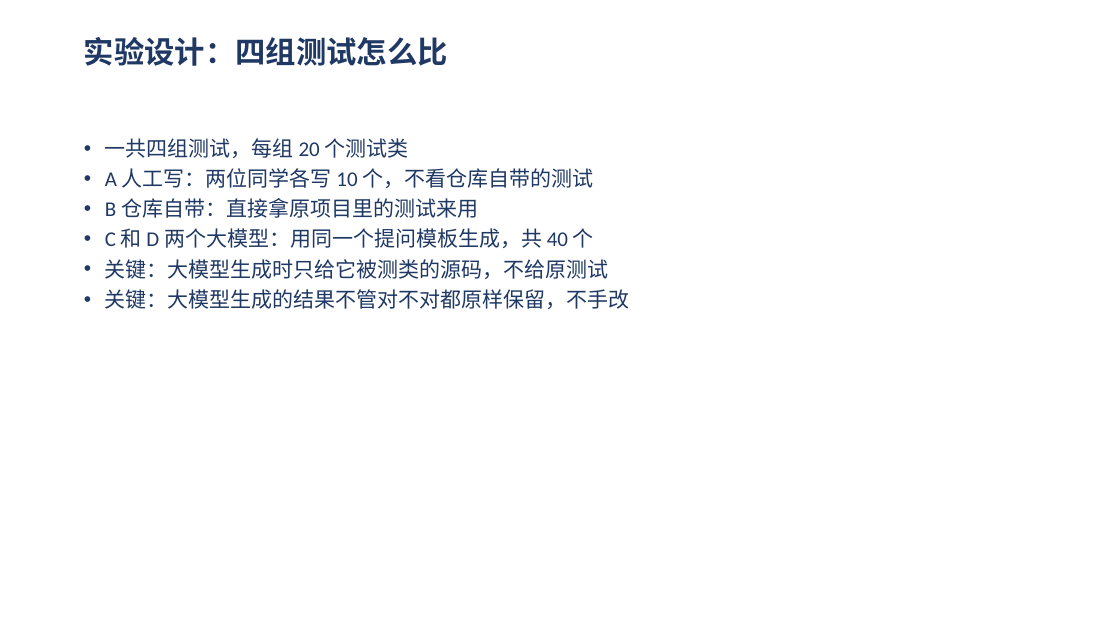
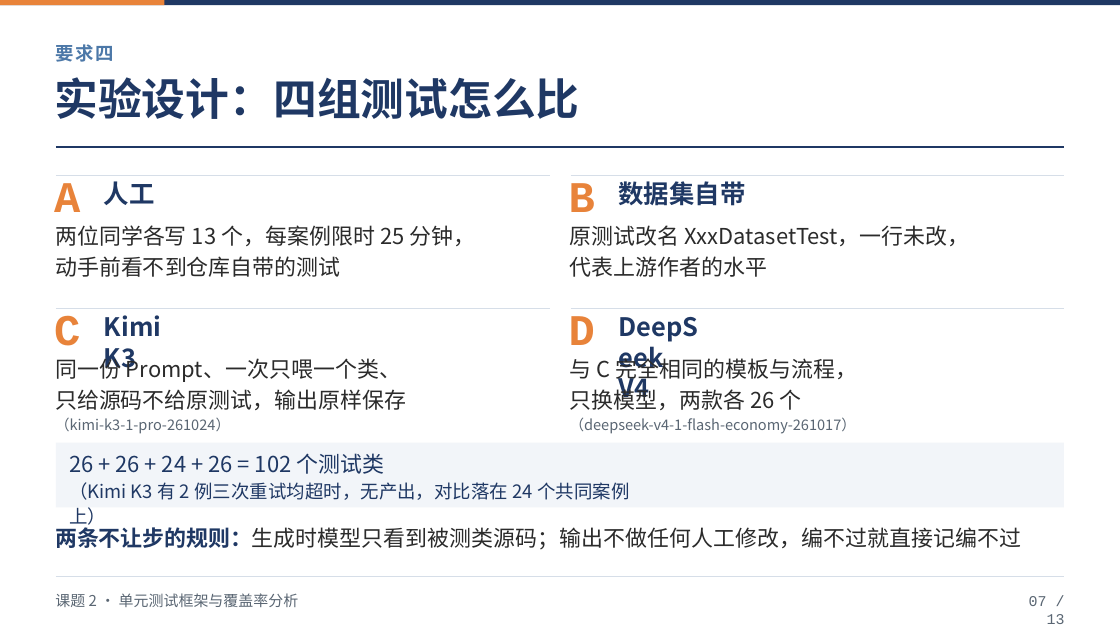
Before and after one commit to Gardenia-OvO/unit-test-coverage, a slide deck: slide 7 of slides/课题2-答辩.pptx. Drawn at 1120x630 pixels with LibreOffice and Linux fonts; fonts in the diff are those of the drawing. Boxes give left, top, right and bottom in pixels: in the first picture for what was removed or moved away, otherwise in the second. Text is boxed around its words. In the diff, an @@ line names an element or a change of style, - is before the commit and + after.

Commit message:
同步答辩 PPT 定稿：模型实名（Kimi K3 / DeepSeek V4）+ 完整版本号 + 统一配色与高亮

```diff
--- a/slides/课题2-答辩.pptx
+++ b/slides/课题2-答辩.pptx
@@ rectangle added at (0,0,1120,5), fill #1F3864 @@
@@ rectangle added at (0,0,165,5), fill #E8833A @@
@@ text added at (55,44,114,62), 15.8 pt, text #4C78A8, bold @@
+要求四
@@ text "实验设计：四组测试怎么比": place and size @@
-text "实验设计：四组测试怎么比" at (84,37,448,66)
+text "实验设计：四组测试怎么比" at (54,77,580,119)
@@ text "实验设计：四组测试怎么比" at (54,77,580,119): size 26 to 37.5 pt, font Calibri to Noto Sans CJK SC @@
@@ freeform shape added at (56,147,1065,148), outline #1F3864 1.5 pt @@
@@ text removed at (105,138,630,309) @@
-• 一共四组测试，每组 20 个测试类
-• A 人工写：两位同学各写 10 个，不看仓库自带的测试
-• B 仓库自带：直接拿原项目里的测试来用
-• C 和 D 两个大模型：用同一个提问模板生成，共 40 个
-• 关键：大模型生成时只给它被测类的源码，不给原测试
-• 关键：大模型生成的结果不管对不对都原样保留，不手改
@@ group added at (54,175,550,277): 3 texts, 1 freeform shape @@
+A
+人工
+两位同学各写 13 个，每案例限时 25 分钟，
+动手前看不到仓库自带的测试
@@ group added at (569,175,1065,277): 3 texts, 1 freeform shape @@
+B
+数据集自带
+原测试改名 XxxDatasetTest，一行未改，
+代表上游作者的水平
@@ group added at (54,308,550,500): 3 texts, 1 freeform shape @@
+C
+Kimi K3
+同一份 Prompt、一次只喂一个类、
+只给源码不给原测试，输出原样保存
+（kimi-k3-1-pro-261024）
@@ group added at (569,308,1065,434): 3 texts, 1 freeform shape @@
+D
+DeepSeek V4
+与 C 完全相同的模板与流程，
+只换模型，两款各 26 个
+（deepseek-v4-1-flash-economy-261017）
@@ rectangle added at (56,443,1065,507), fill #F2F5F9 @@
@@ text added at (69,453,629,500), 15.8 pt, text #1F3864 @@
+26 + 26 + 24 + 26 = 102 个测试类
+（Kimi K3 有 2 例三次重试均超时，无产出，对比落在 24 个共同案例上）
@@ text added at (55,524,1021,550), 18.8 pt, text #1F3864, bold @@
+两条不让步的规则：
@@ text added at (55,524,1021,550), 18.8 pt, text #2B2B2B @@
+生成时模型只看到被测类源码；输出不做任何人工修改，编不过就直接记编不过
@@ text added at (55,593,299,607), 12.8 pt, text #5A6673 @@
+课题 2 · 单元测试框架与覆盖率分析
@@ freeform shape added at (56,576,1065,577), outline #D6DEE8 0.75 pt @@
@@ text added at (1029,596,1065,624), 12.8 pt, text #5A6673 @@
+07 / 13
```
Also in this commit, not shown: 5 other slides changed, 7 slides added, 7 slides removed.
